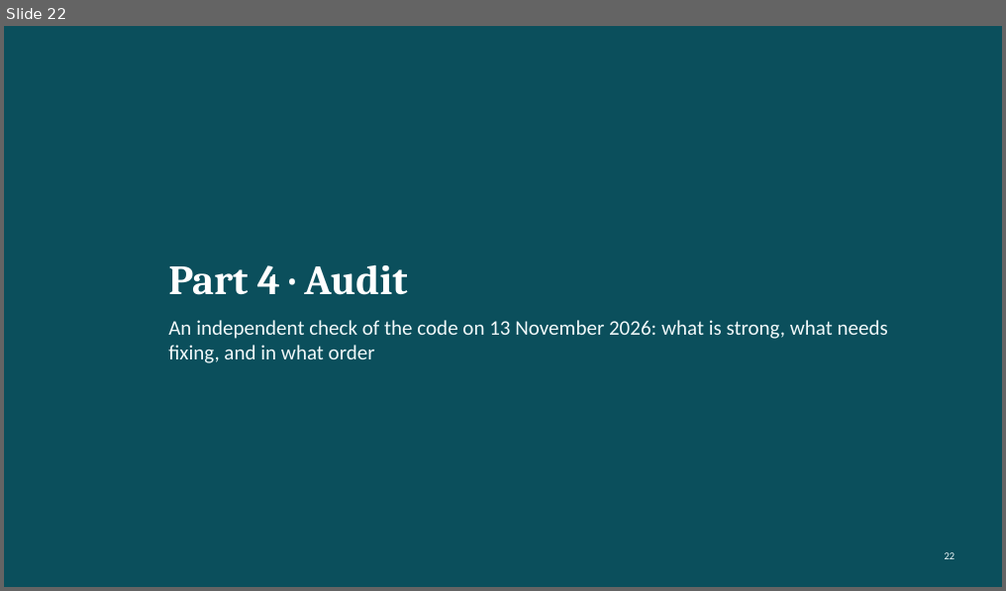
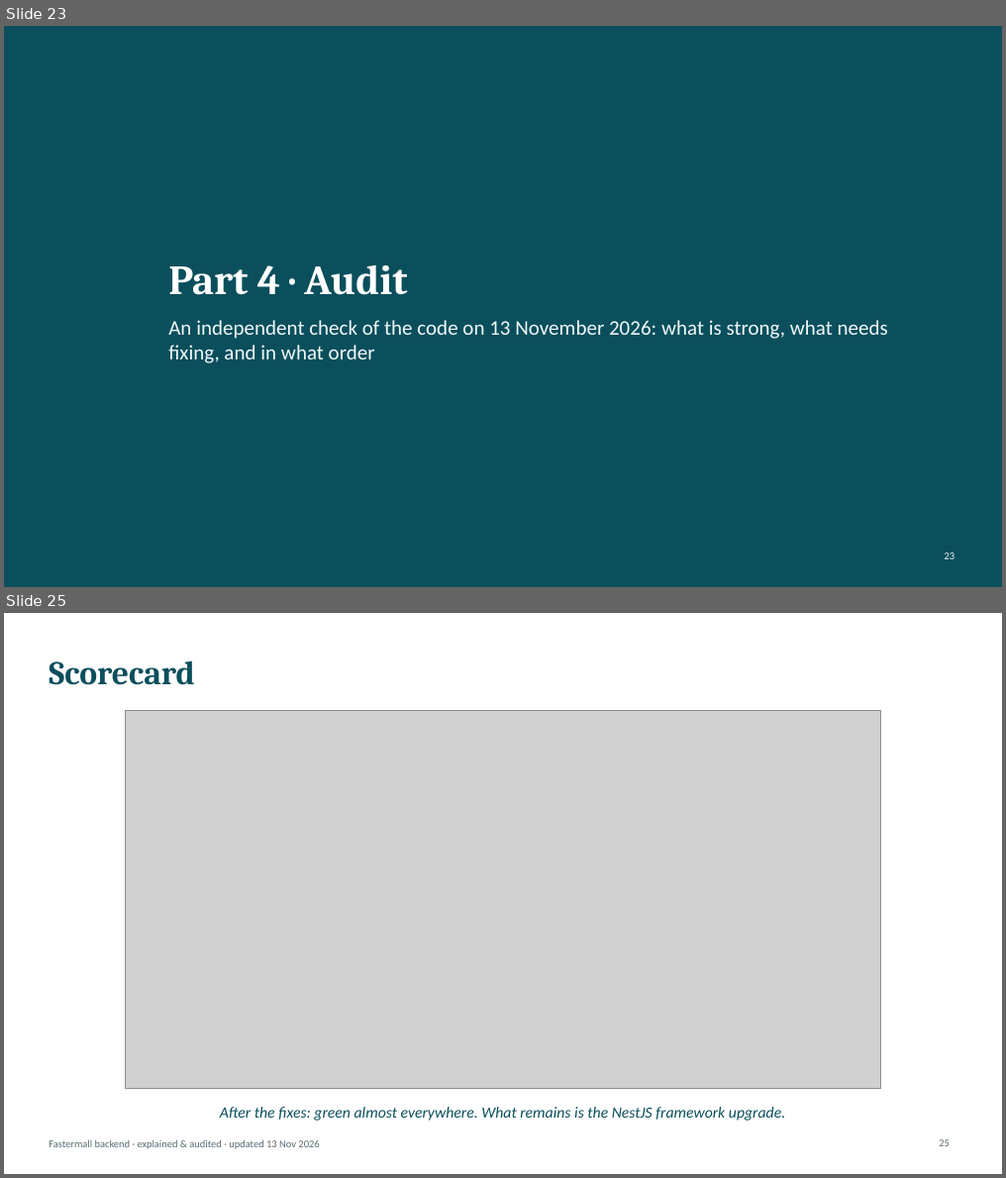
Before and after one commit to chris008123/Fastermall-Backend-, a slide deck: presentation/Fastermall_Backend_Explained.pptx. Shown one above the other, each under a label of ours: slide 22 before the commit, slides 23 and 25 after it; the slides between them are not shown. The pictures are 1006x591 and 1006x1178 pixels, drawn with LibreOffice and Linux fonts; fonts in the diff are those of the drawing; grey boxes stand for pictures. Boxes give left, top, right and bottom in pixels: in the first picture for what was removed or moved away, otherwise in the second. Text is boxed around its words. In the diff, an @@ line names an element or a change of style, - is before the commit and + after.

```diff
--- a/presentation/Fastermall_Backend_Explained.pptx
+++ b/presentation/Fastermall_Backend_Explained.pptx
@@ slide 25 added at (x1=4, y1=613, x2=1002, y2=1174), background #FFFFFF @@
@@ title added at (x1=49, y1=661, x2=195, y2=685), 32 pt, text #0B4F5C, bold @@
+Scorecard
@@ picture added at (x1=126, y1=710, x2=881, y2=1088) @@
@@ text added at (x1=220, y1=1107, x2=785, y2=1121), 15 pt, text #0B4F5C, italic @@
+After the fixes: green almost everywhere. What remains is the NestJS framework upgrade.
@@ text added at (x1=49, y1=1140, x2=319, y2=1150), 10 pt, text #5B6B73 @@
+Fastermall backend · explained & audited · updated 13 Nov 2026
@@ page number added at (x1=939, y1=1140, x2=949, y2=1147), 10 pt, text #5B6B73 @@
+25
@@ what was slide 22 is now slide 23 @@
```
Also in this commit, not shown: 25 slides changed, 2 other slides added, 2 slides removed, 18 other files.
